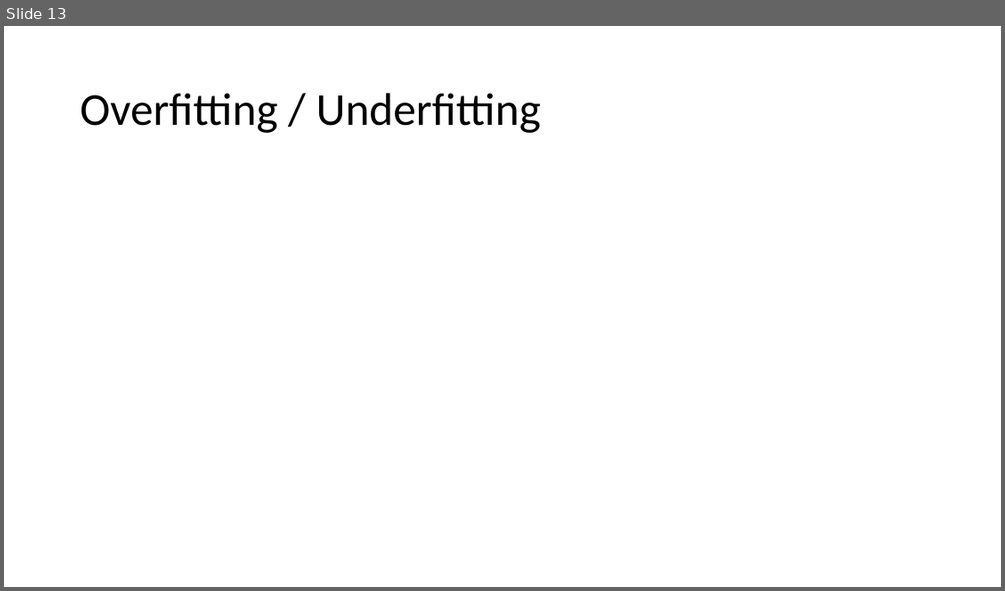
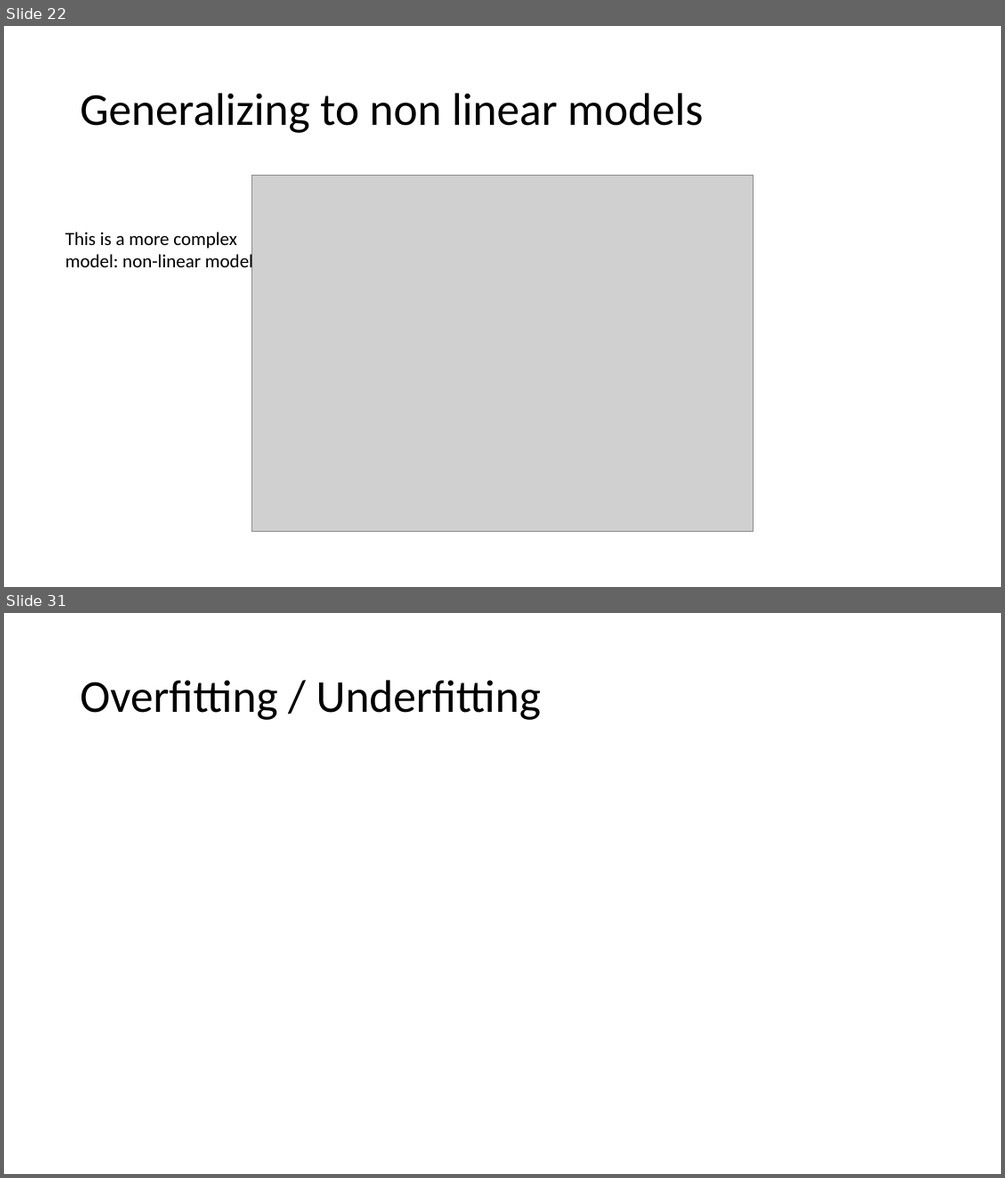
Before and after one commit to alishibli97/peca, a slide deck: slides.pptx. Shown one above the other, each under a label of ours: slide 13 before the commit, slides 22 and 31 after it; the slides between them are not shown. The pictures are 1005x591 and 1005x1178 pixels, drawn with LibreOffice and Linux fonts; fonts in the diff are those of the drawing; grey boxes stand for pictures. Boxes give left, top, right and bottom in pixels: in the first picture for what was removed or moved away, otherwise in the second. Text is boxed around its words. In the diff, an @@ line names an element or a change of style, - is before the commit and + after.

```diff
--- a/slides.pptx
+++ b/slides.pptx
@@ slide 22 added at bbox=[4, 26, 1001, 587], background #FFFFFF @@
@@ title added at bbox=[80, 93, 703, 133], 44 pt, text #000000 @@
+Generalizing to non linear models
@@ picture added at bbox=[252, 176, 753, 532] @@
@@ text added at bbox=[65, 232, 253, 273], 18 pt, text #000000 @@
+This is a more complex model: non-linear model
@@ what was slide 13 is now slide 31 @@
```
Also in this commit, not shown: 6 slides changed, 23 other slides added, 6 slides removed.
